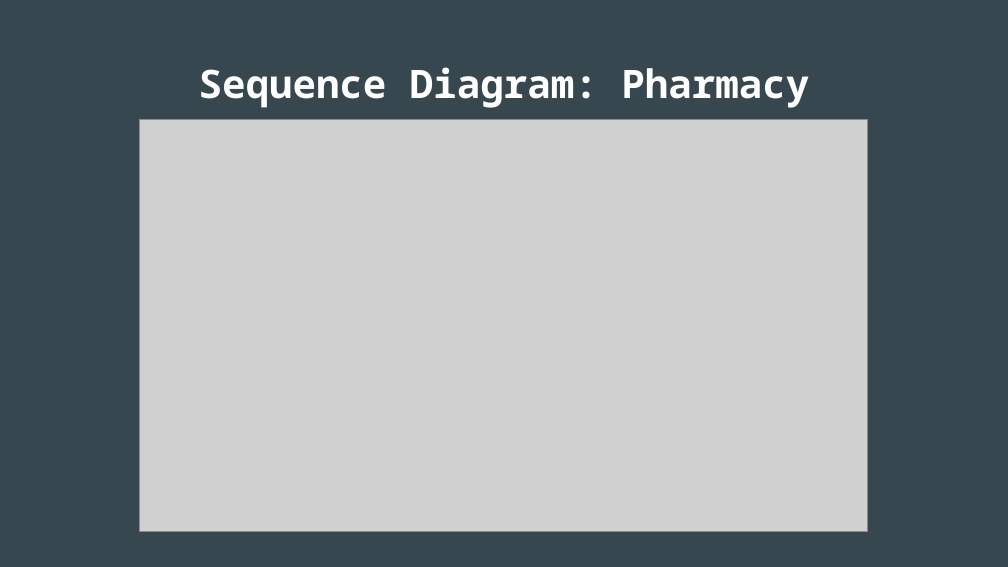
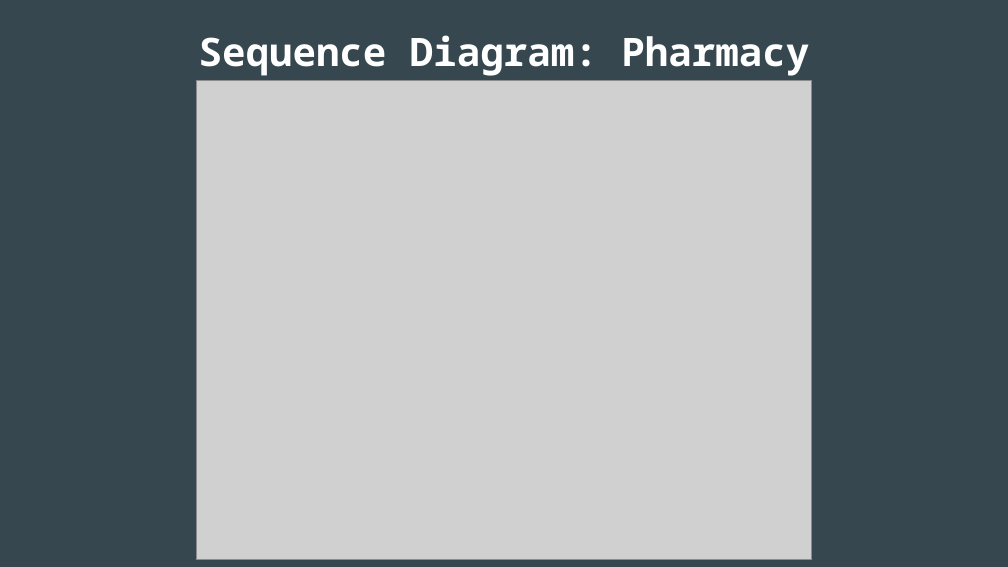
Before and after one commit to VikkiCGreen/HospitalManagement, a slide deck: slide 17 of Presentation/Software Engineering Presentation.pptx. Drawn at 1008x567 pixels with LibreOffice and Linux fonts; fonts in the diff are those of the drawing; grey boxes stand for pictures. Boxes give left, top, right and bottom in pixels: in the first picture for what was removed or moved away, otherwise in the second. Text is boxed around its words. In the diff, an @@ line names an element or a change of style, - is before the commit and + after.

```diff
--- a/Presentation/Software Engineering Presentation.pptx
+++ b/Presentation/Software Engineering Presentation.pptx
@@ title "Sequence Diagram: Pharmacy": place and size @@
-title "Sequence Diagram: Pharmacy" at box(199, 67, 809, 108)
+title "Sequence Diagram: Pharmacy" at box(199, 35, 809, 76)
@@ picture: place and size @@
-picture at box(140, 120, 868, 531)
+picture at box(197, 81, 812, 560)
```
Also in this commit, not shown: 10 other slides changed, 10 other files.
